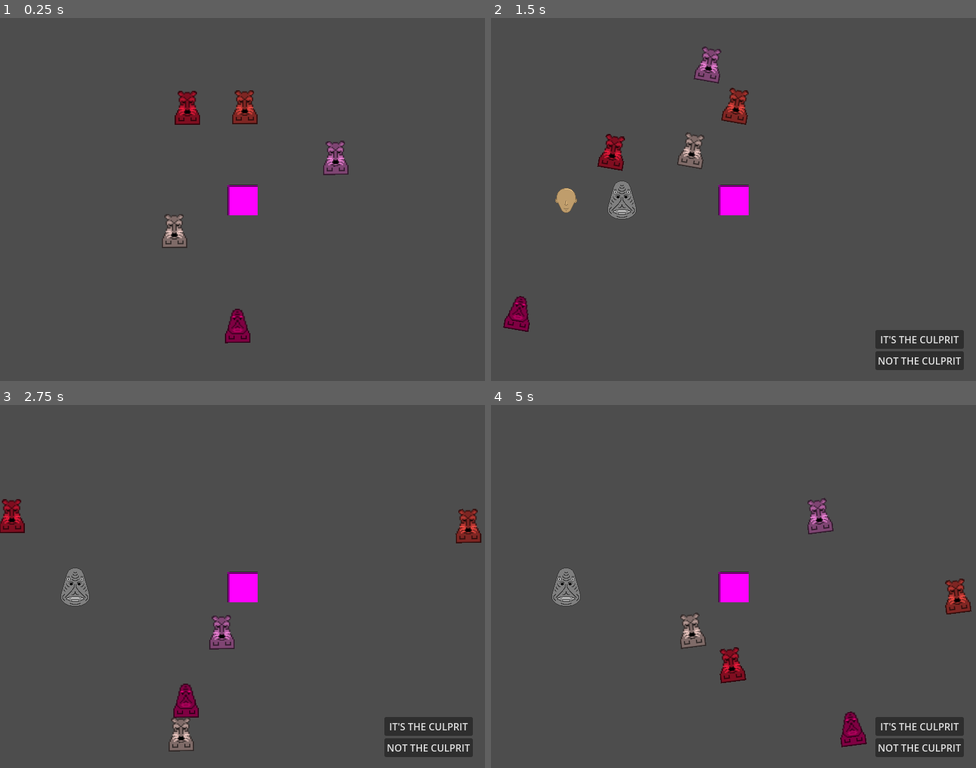
Above: before the commit, frames 1-4 (two rows, left to right).
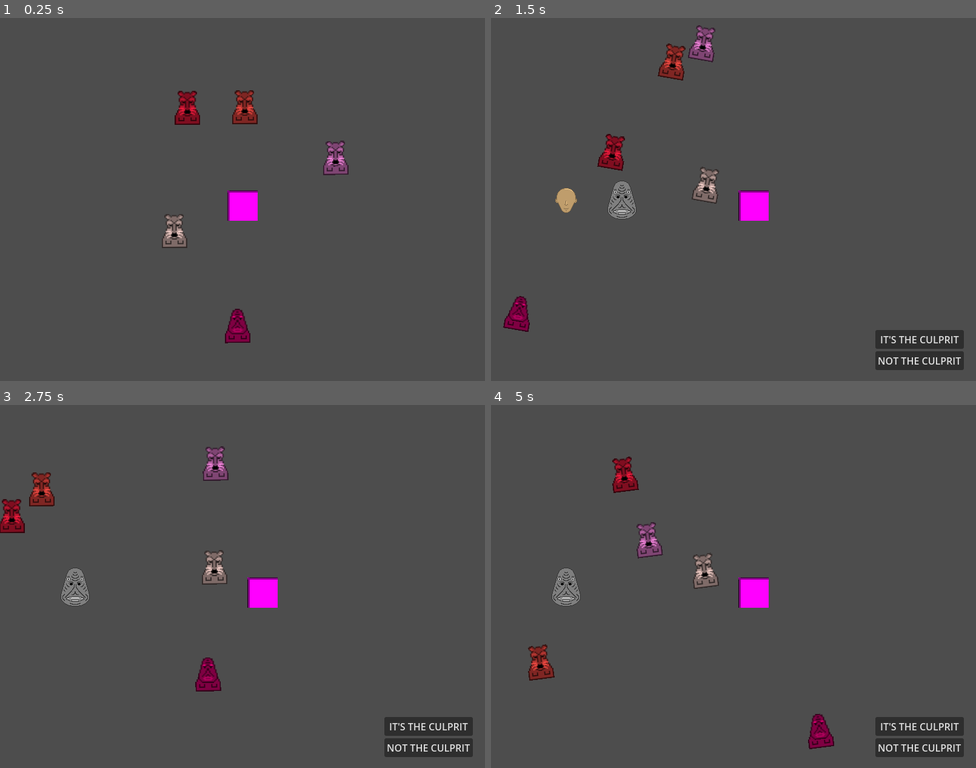
Above: after the commit, the same moments.

Repository: paavonelimarkka/mask-no-four
Game: Godot game, scene res://Scenes/game.tscn
The game is run twice, just before and just after one commit, with the same random seed, the same clock (stepped at 60 frames per second) and the same inputs. This scene is started directly instead of the project's main scene.
Inputs (mouse positions are in pixels of both pictures, inside the frame that each line leads up to):
- Up to frame 1 (0.25 s): no input
- Up to frame 2 (1.5 s): move the mouse to (840, 181) at 0.52 s; hold D (Right) 0.53-1.25 s; tap E (Interact) at 0.6 s; click (840, 181) at 0.67 s; drag from (568, 199) to (733, 199) at 1.27 s
- Up to frame 3 (2.75 s): move the mouse to (291, 506) at 2.02 s; hold D (Right) from 2.03 s (still down); tap E (Interact) at 2.1 s
- Up to frame 4 (5 s): release D (Right) at 2.75 s; drag from (709, 659) to (588, 532) at 2.77 s; move the mouse to (879, 640) at 3.52 s; hold A (Left) 3.53-4.25 s; tap E (Interact) at 3.6 s; drag from (588, 532) to (733, 586) at 4.27 s

The runs differ from the first frame. In frame 1, 0.2% of the frame differs, in the area x 46-54%, y 45-56%; in frame 2, 2.8%; in frame 3, 3.6%; in frame 4, 4.4%, in the area x 7-100%, y 14-95%.

Commit message:
fix player movement

Diff:
--- a/Scripts/player.gd
+++ b/Scripts/player.gd
@@ -8,7 +8,7 @@
 var can_move: bool = false
 
 func _ready() -> void:
-	can_move == true
+	can_move = true
 	$InteractArea.body_entered.connect(_on_interact_area_body_entered)
 	$InteractArea.body_exited.connect(_on_interact_area_body_exited)
 
@@ -29,7 +29,9 @@
 		move_and_slide()
 
 func _process(delta):
+	print(can_move)
 	if Input.is_action_just_pressed("Interact") and nearby_npcs.size() > 0:
 		var npc = nearby_npcs[0]
+		npc.stop_movement()
 		emit_signal("show_ui", npc)
-		can_move == false
+		can_move = false
